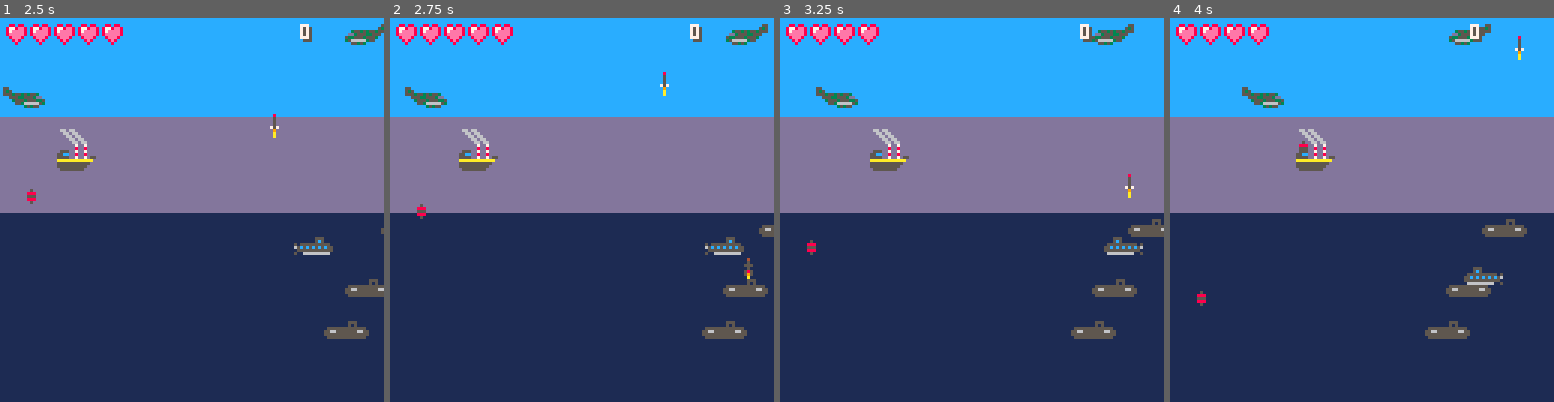
Above: before the commit, frames 1-4 (left to right).
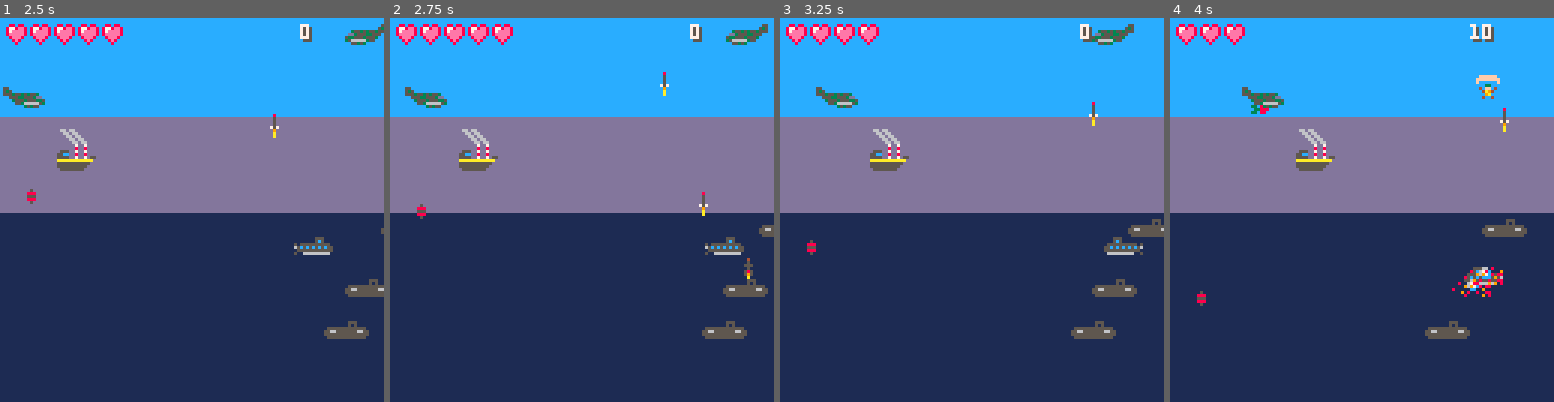
Above: after the commit, the same moments.

Repository: sebkester/pico-carts
Game: PICO-8 cartridge sud.p8
Same seed, same stepped clock (60 frames per second), same inputs: the game is played once before the commit and once after it.
Inputs:
- Up to frame 1 (2.5 s): tap X (X key) at 0.33, 1.07, 1.85 s; tap O (Z key) at 0.7, 1.7, 2.1 s; hold Right 1.6-2.1 s; hold Up 2.15-2.42 s; hold Right from 2.47 s (still down)
- Up to frame 2 (2.75 s): keep holding Right; tap O (Z key) at 2.5 s
- Up to frame 3 (3.25 s): tap O (Z key) at 2.9 s; tap X (X key) at 2.97 s; release Right at 3.03 s; hold Left from 3.08 s (still down)
- Up to frame 4 (4 s): tap O (Z key) at 3.3, 3.7 s; release Left at 3.58 s; hold Down 3.63-3.97 s

Frame 1 is identical in both runs. In frame 2, less than 0.1% of the frame differs, in the area x 80-83%, y 45-52%; in frame 3, 0.1%; in frame 4, 1.6%, in the area x 20-93%, y 1-73%.

Commit message:
sub-sub collision, faster shots

Diff:
--- a/sud.p8
+++ b/sud.p8
@@ -103,7 +103,7 @@
 	if (p.load_delay < 0) then
 		if (btnp(4)) then
 		 add_shot(p.x+3, p.y,0,-2,1,61,false,false)
-			p.load_delay = 30
+			p.load_delay = 20
 			sfx(7)
 		end
 
@@ -129,6 +129,11 @@
 end
 
 function damage()
+ if not p.alive then
+  return
+ end
+
+ sfx(10)
  explode(p)
  p.health -= 1
  if (p.health <= 0) then
@@ -299,7 +304,7 @@
 
  if b.bad != a.bad
   and b.x > a.x-5 - 8
-  and b.x < a.x+5
+  and b.x < a.x+5 + 8*(a.w-1)
   and b.y > a.y-5
   and b.y < a.y+5 then
    return true
@@ -336,10 +341,10 @@
 --		 end
 
 		 -- hit by player?
---		 if is_hit(p,e) then
---		  explode(e)
---		  damage(p)
---		 end
+		 if is_hit(p,e) then
+		  explode(e)
+		  damage(p)
+		 end
   end
  end
 
Not shown, changed: the sound effects (__sfx__) section of sud.p8
